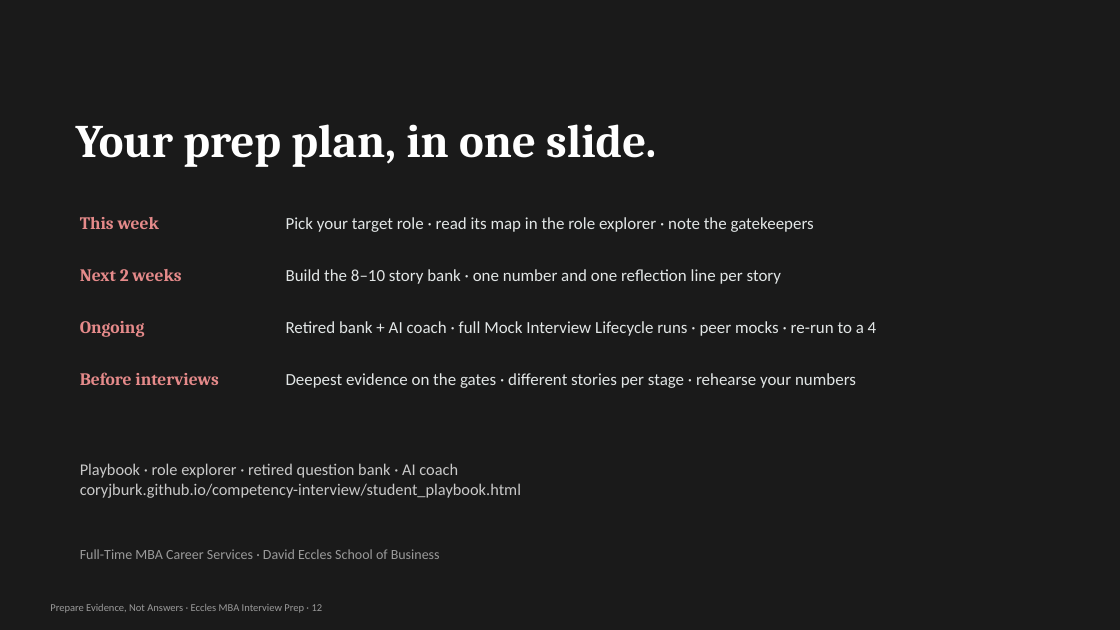
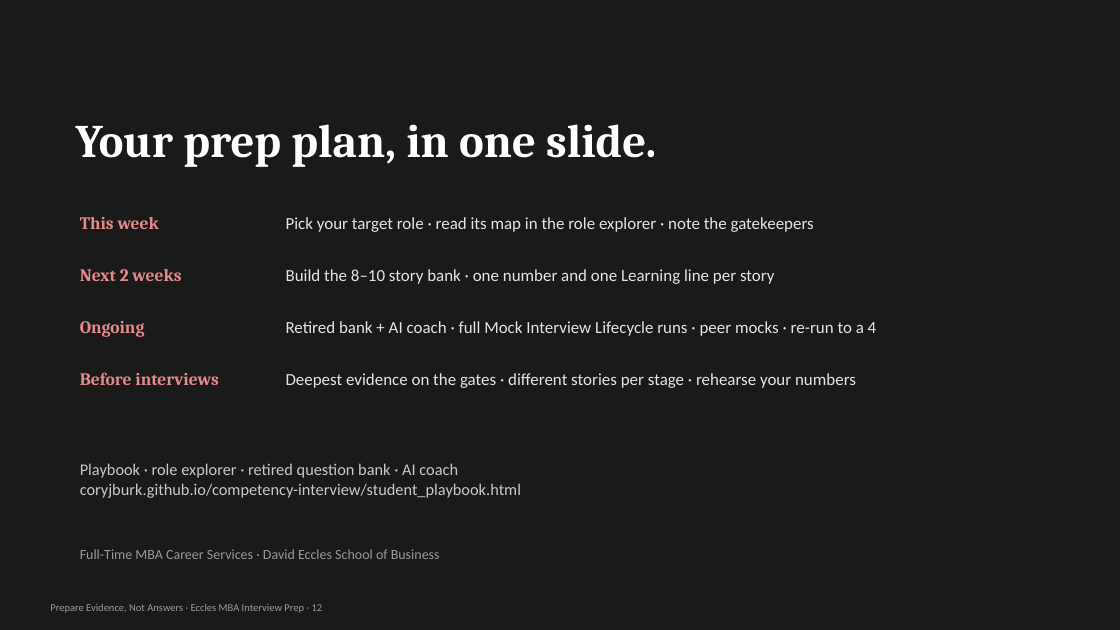
Before and after one commit to coryjburk/competency-interview, a slide deck: slide 12 of Eccles_MBA_Interview_Prep_Student_Overview.pptx. Drawn at 1120x630 pixels with LibreOffice and Linux fonts; fonts in the diff are those of the drawing. Boxes give left, top, right and bottom in pixels: in the first picture for what was removed or moved away, otherwise in the second. Text is boxed around its words. In the diff, an @@ line names an element or a change of style, - is before the commit and + after.

```diff
--- a/Eccles_MBA_Interview_Prep_Student_Overview.pptx
+++ b/Eccles_MBA_Interview_Prep_Student_Overview.pptx
@@ text at [286,269,775,284]: text changed @@
-Build the 8–10 story bank · one number and one reflection line per story
+Build the 8–10 story bank · one number and one Learning line per story
```
Also in this commit, not shown: 2 other slides changed, 4 other files.
